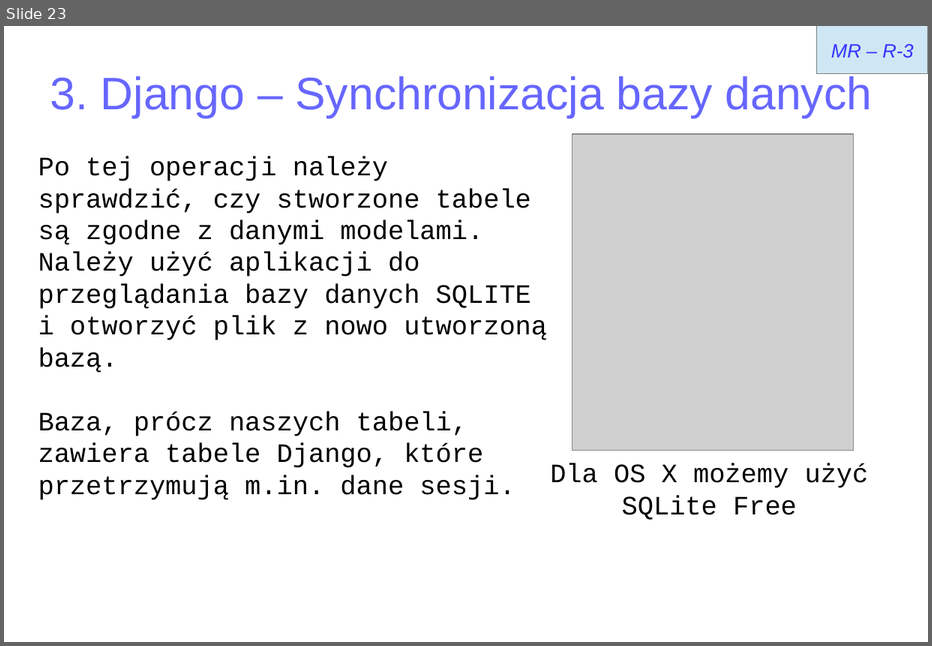
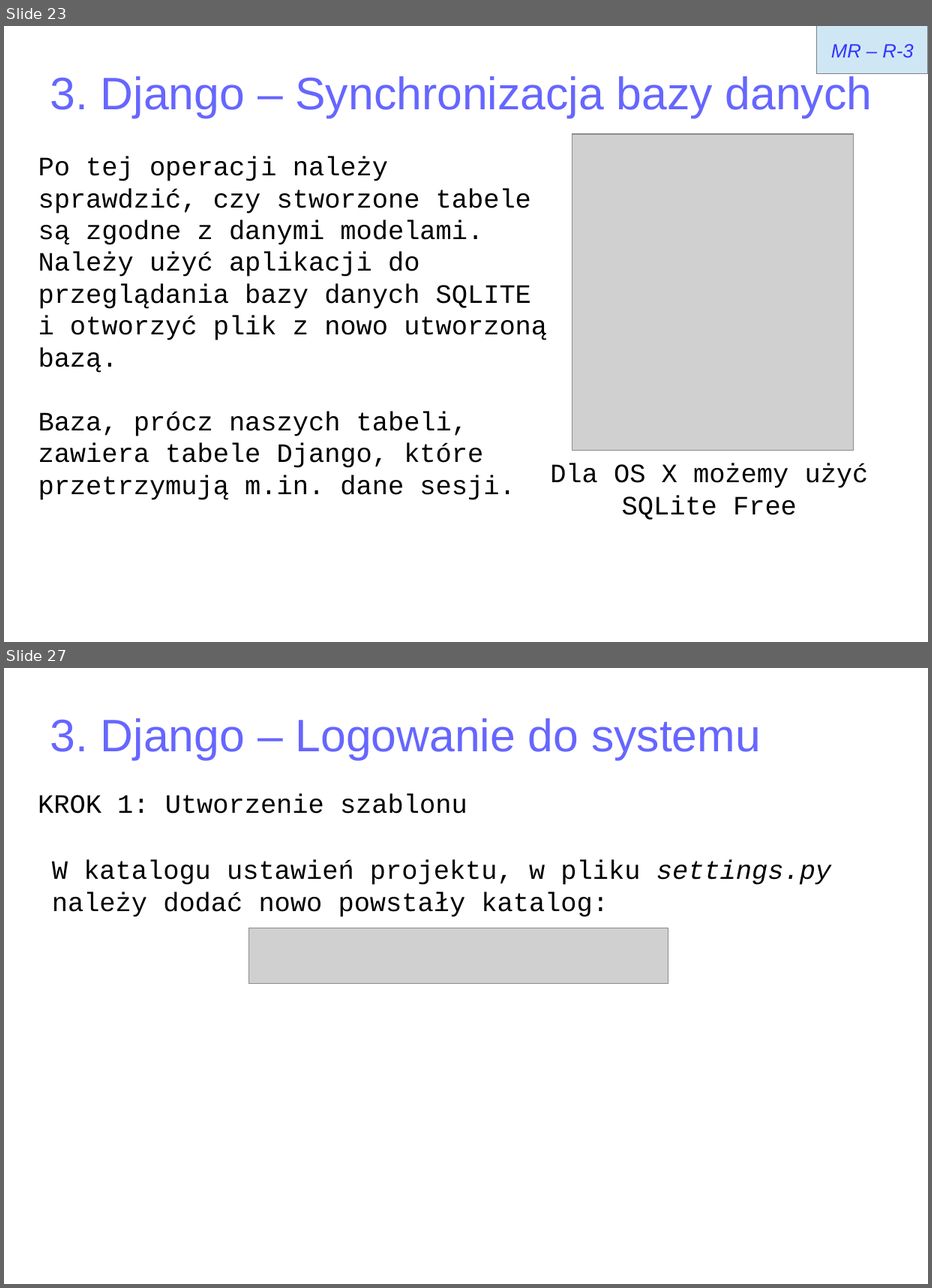
Before and after one commit to matulik/reinyzagam, a slide deck: Docs/presentation.odp. Shown one above the other, each under a label of ours: slide 23 before the commit, slides 23 and 27 after it; the slides between them are not shown. The pictures are 932x646 and 932x1288 pixels, drawn with LibreOffice and Linux fonts; fonts in the diff are those of the drawing; grey boxes stand for pictures. Boxes give left, top, right and bottom in pixels: in the first picture for what was removed or moved away, otherwise in the second. Text is boxed around its words. In the diff, an @@ line names an element or a change of style, - is before the commit and + after.

```diff
--- a/Docs/presentation.odp
+++ b/Docs/presentation.odp
@@ slide 27 added at (4, 668, 928, 1284), background #FFFFFF @@
@@ title added at (50, 718, 761, 760), 37.7 pt, text #6666FF @@
+3. Django – Logowanie do systemu
@@ text added at (38, 794, 468, 814), 22 pt, text #000000 @@
+KROK 1: Utworzenie szablonu
@@ text added at (52, 860, 831, 917), 22 pt, text #000000 @@
+W katalogu ustawień projektu, w pliku settings.py należy dodać nowo powstały katalog:
@@ picture added at (248, 928, 667, 984) @@
```
Also in this commit, not shown: 3 slides changed, 8 other slides added, 6 other files.
